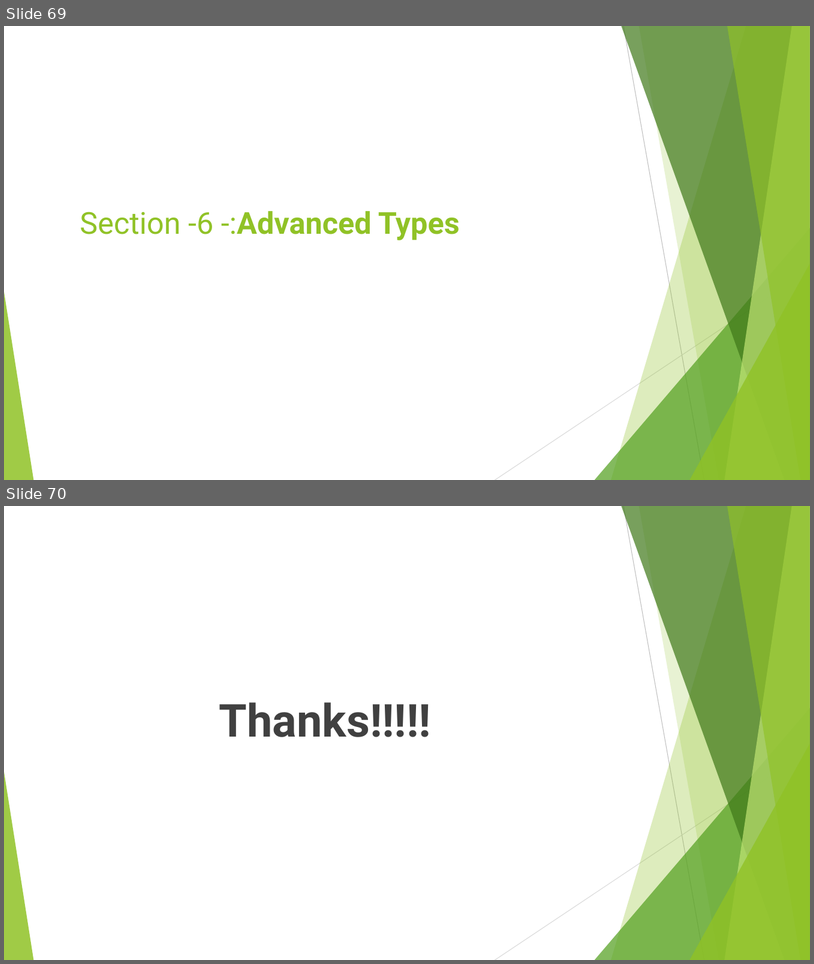
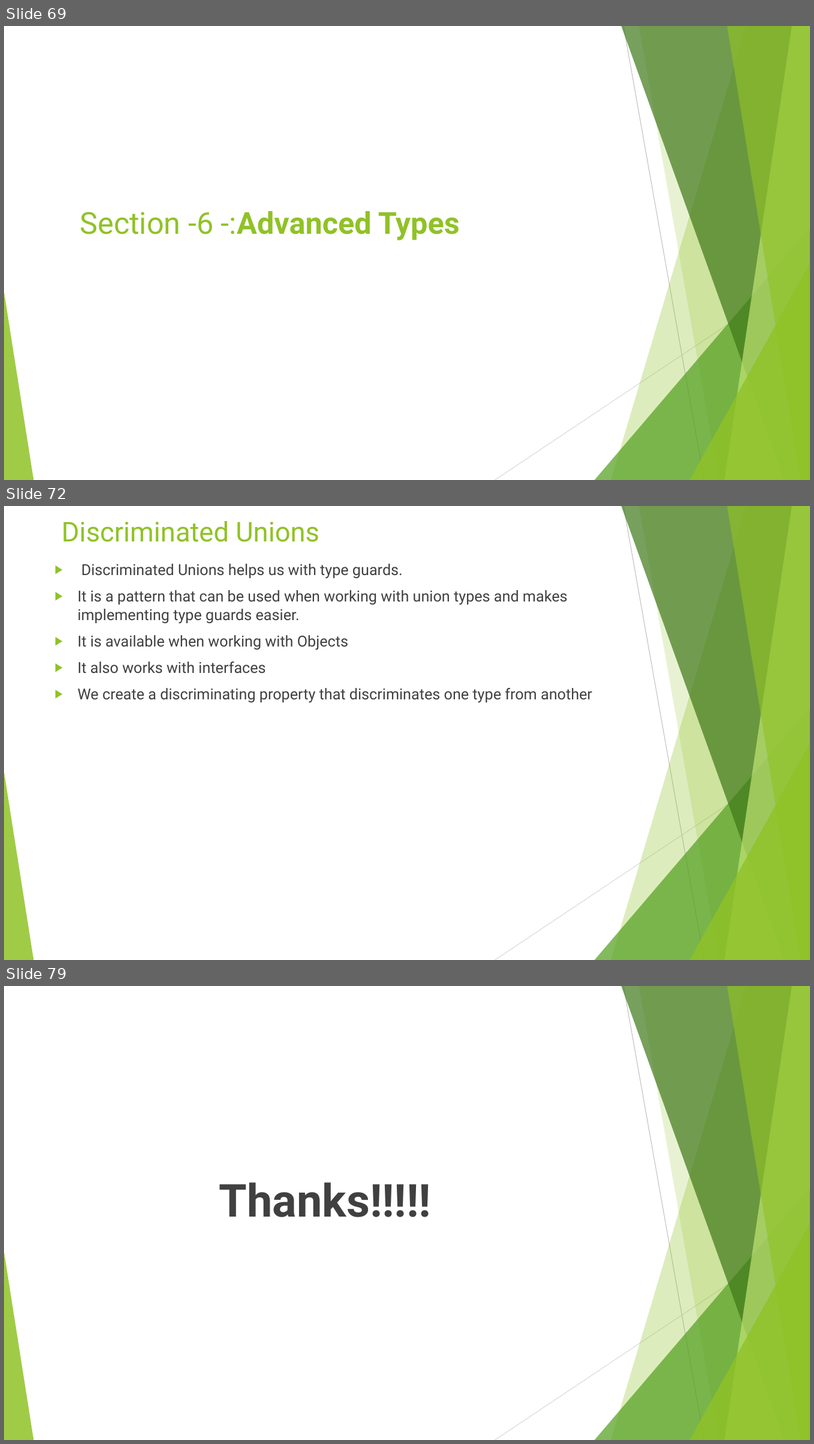
Before and after one commit to rudhrainfogain/TypeScript, a slide deck: PPT/TypeScriptv6.pptx. Shown one above the other, each under a label of ours: slides 69 and 70 before the commit, slides 69, 72 and 79 after it; the slides between them are not shown. The pictures are 814x964 and 814x1444 pixels, drawn with LibreOffice and Linux fonts; fonts in the diff are those of the drawing. Boxes give left, top, right and bottom in pixels: in the first picture for what was removed or moved away, otherwise in the second. Text is boxed around its words. In the diff, an @@ line names an element or a change of style, - is before the commit and + after.

Commit message:
AdvancedTypes Complete Code

```diff
--- a/PPT/TypeScriptv6.pptx
+++ b/PPT/TypeScriptv6.pptx
@@ slide 72 added at box(4, 506, 810, 960), background #FFFFFF; not listed: 10 template elements that a slide beside it also shows @@
@@ title added at box(62, 521, 320, 542), 32.4 pt, text #90C226 @@
+Discriminated Unions
@@ text added at box(78, 564, 593, 703), 18 pt, text #404040 @@
+▶ Discriminated Unions helps us with type guards.
+▶ It is a pattern that can be used when working with union types and makes implementing type guards easier.
+▶ It is available when working with Objects
+▶ It also works with interfaces
+▶ We create a discriminating property that discriminates one type from another
@@ what was slide 70 is now slide 79 @@
```
Also in this commit, not shown: 8 other slides added, 3 other files.
